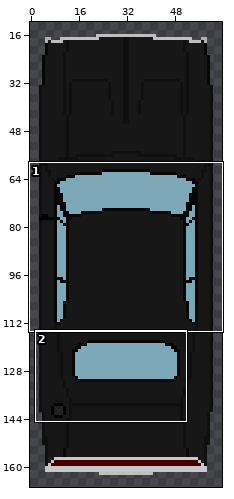
Two states of a pixel-art file, Assets/Sprites/charger67.ase. Above, an overview of the earlier version with the close-up marked.
Close-up. The starting point:
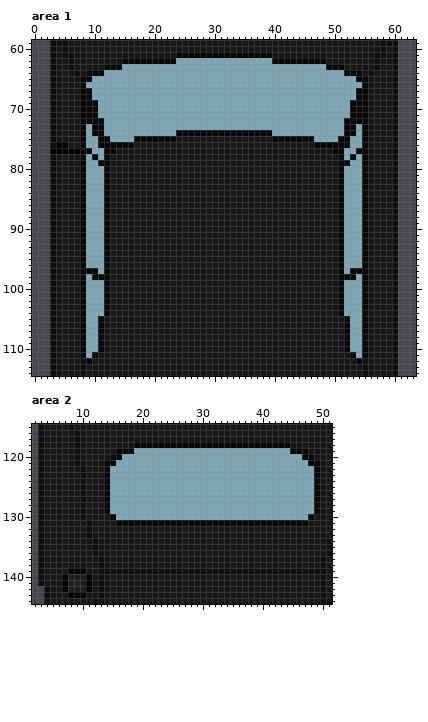
64x168 pixels, 1 frame. Shown: area 1: x 0..63, y 59..114; area 2: x 2..51, y 115..144. The wide view leaves out empty margins.
The result:
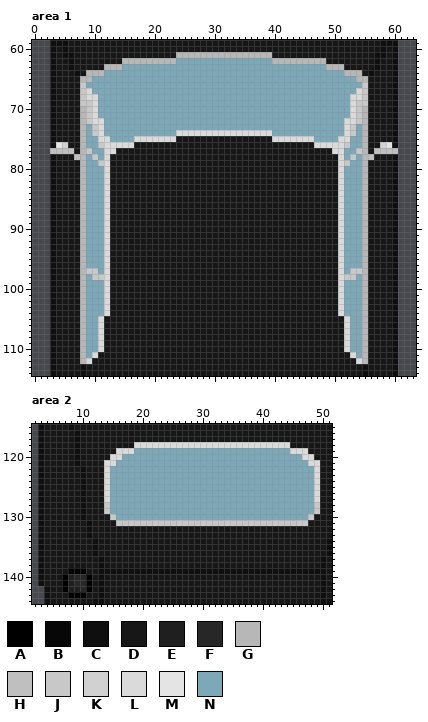
Palette (. is transparent): A #000000  B #070707  C #0f0f0f  D #171717  E #1f1f1f  F #272727  G #b7b7b7  H #bfbfbf  J #c8c8c8  K #d1d1d1  L #dadada  M #e4e4e4  N #7ca8b8
Edits made:
Changed rows in their new state; - is an unchanged pixel.
Area 1, layer "Layer 2":
first column x 3:
 61 ---------------------GGGGGGGGGGGGGGGG---------------------
 62 ------------GGGGGGGGG----------------GGGGGGGGG------------
 63 ---------GGG----------------------------------GGG---------
 64 ------GGG----------------------------------------GGG------
 65 -----GG--------------------------------------------GG-----
 66 -----J----------------------------------------------J-----
 67 -----JL--------------------------------------------LJ-----
 68 -----JLL------------------------------------------LLJ-----
 69 -----JJL------------------------------------------LJJ-----
 70 -----GJL------------------------------------------LJG-----
 71 -----GJL------------------------------------------LJG-----
 72 -----GJLL----------------------------------------LLJG-----
 73 -----G-JL----------------------------------------LJ-G-----
 74 -----G-JL------------LLLLLLLLLLLLLLLL------------LJ-G-----
 75 -----G--LL----LLLLLLL----------------LLLLLLL----LL--G-----
 76 -MK--G--JLLLLL------------------------------LLLLLJ--G--KM-
 77 HHHHDGJ--LL------------------------------------LL--JG-HHHH
 78 ----HG-J-L--------------------------------------L-J-GH----
 79 -----G--JL--------------------------------------LJ--G-----
 80 -----G---L--------------------------------------L---G-----
 81 -----G---L--------------------------------------L---G-----
 82 -----G---L--------------------------------------L---G-----
 83 -----G---L--------------------------------------L---G-----
 84 -----G---L--------------------------------------L---G-----
 85 -----G---L--------------------------------------L---G-----
 86 -----G---L--------------------------------------L---G-----
 87 -----G---L--------------------------------------L---G-----
 88 -----G---L--------------------------------------L---G-----
 89 -----G---L--------------------------------------L---G-----
 90 -----G---L--------------------------------------L---G-----
 91 -----G---L--------------------------------------L---G-----
 92 -----G---L--------------------------------------L---G-----
 93 -----G---L--------------------------------------L---G-----
 94 -----G---L--------------------------------------L---G-----
 95 -----G---L--------------------------------------L---G-----
 96 -----G---L--------------------------------------L---G-----
 97 -----GJJ-L--------------------------------------L-JJG-----
 98 -----G-JJL--------------------------------------LJJ-G-----
 99 -----G---L--------------------------------------L---G-----
100 -----G---L--------------------------------------L---G-----
101 -----G---L--------------------------------------L---G-----
102 -----G---L--------------------------------------L---G-----
103 -----G---L--------------------------------------L---G-----
104 -----G---L--------------------------------------L---G-----
105 -----G--L----------------------------------------L--G-----
106 -----G--L----------------------------------------L--G-----
107 -----G--L----------------------------------------L--G-----
108 -----G--L----------------------------------------L--G-----
109 -----G--L----------------------------------------L--G-----
110 -----G--L----------------------------------------L--G-----
111 -----G-L------------------------------------------L-G-----
112 -----GL--------------------------------------------LG-----
Area 2, layer "Layer 2":
first column x 14:
118 -----LLLLLLLLLLLLLLLLLLLLLLLLLL-----
119 --LLL--------------------------LLL--
120 -LL------------------------------LL-
121 LL--------------------------------LL
122 L----------------------------------L
123 L----------------------------------L
124 L----------------------------------L
125 L----------------------------------L
126 L----------------------------------L
127 L----------------------------------L
128 J----------------------------------J
129 J----------------------------------J
130 -J--------------------------------J-
131 --JJJJJJJJJJJJJJJJJJJJJJJJJJJJJJJJ--
first column x 9:
140 FF
141 -F
142 -F
